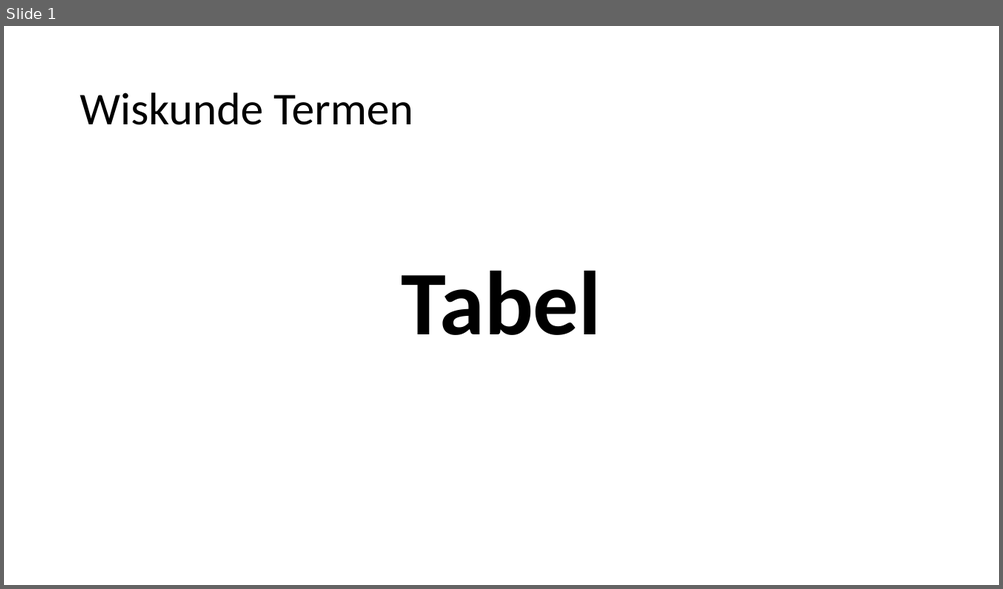
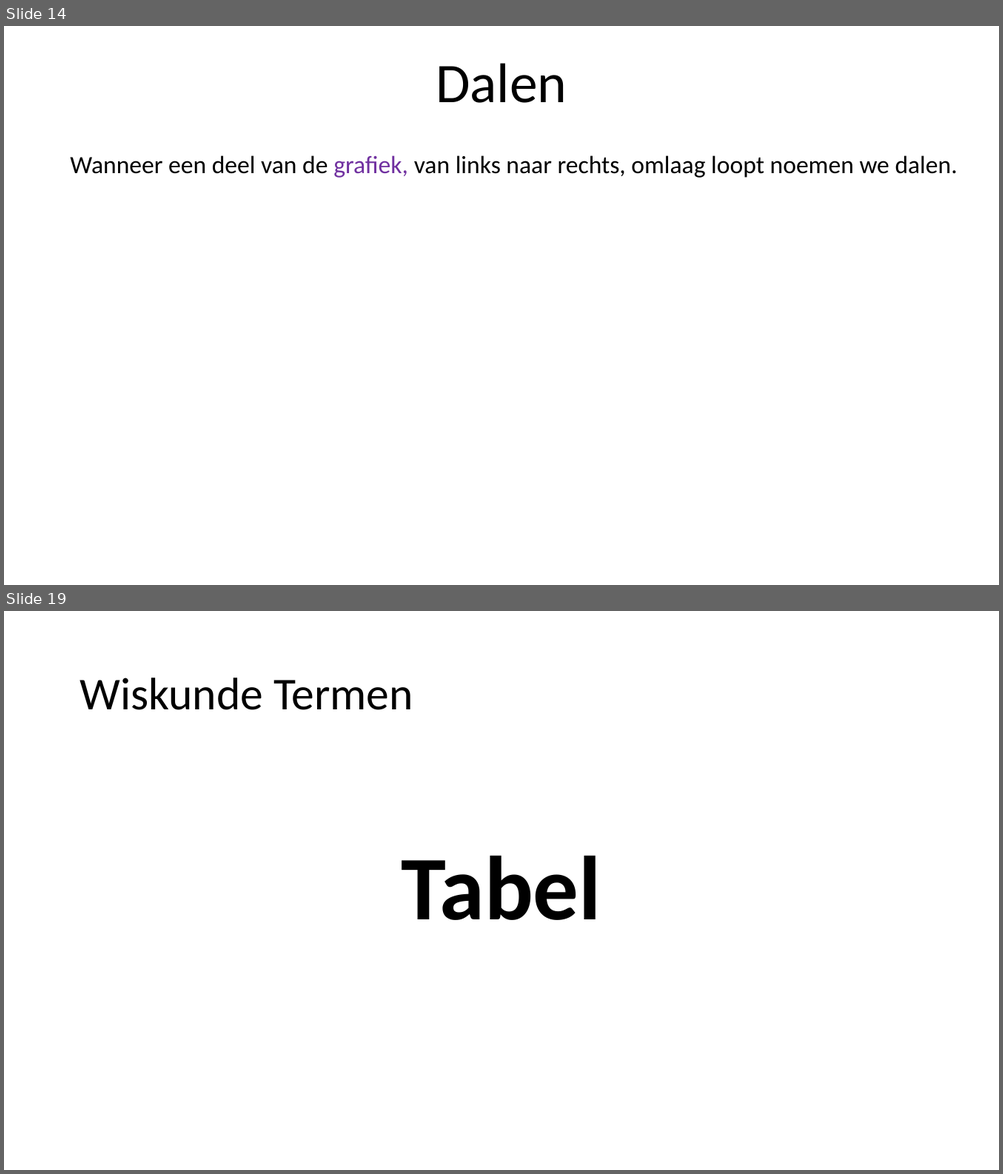
Before and after one commit to heinvinkel/wiskundetermen, a slide deck: verbanden en formules/AAAAverbanden en formules.pptx. Shown one above the other, each under a label of ours: slide 1 before the commit, slides 14 and 19 after it; the slides between them are not shown. The pictures are 1003x589 and 1003x1174 pixels, drawn with LibreOffice and Linux fonts; fonts in the diff are those of the drawing. Boxes give left, top, right and bottom in pixels: in the first picture for what was removed or moved away, otherwise in the second. Text is boxed around its words. In the diff, an @@ line names an element or a change of style, - is before the commit and + after.

```diff
--- a/verbanden en formules/AAAAverbanden en formules.pptx
+++ b/verbanden en formules/AAAAverbanden en formules.pptx
@@ slide 14 added at (4, 26, 999, 585), background #FFFFFF @@
@@ title added at (435, 63, 566, 103), 54 pt, text #000000 @@
+Dalen
@@ text added at (70, 156, 957, 178), 24 pt, text #000000 @@
+Wanneer een deel van de grafiek, van links naar rechts, omlaag loopt noemen we dalen.
@@ what was slide 1 is now slide 19 @@
```
Also in this commit, not shown: 17 other slides added, 14 other files.
